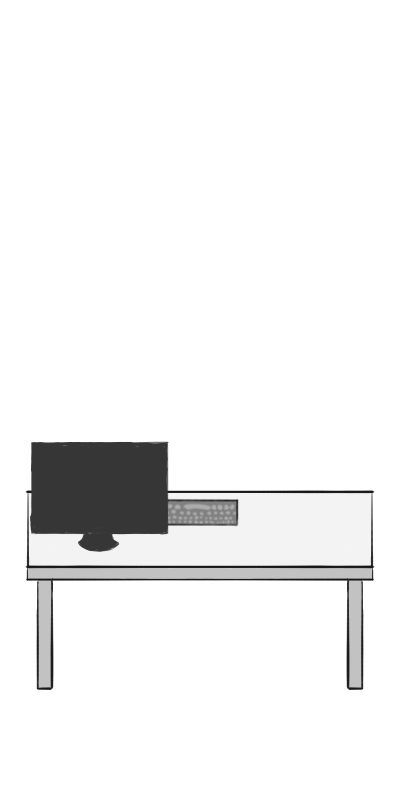
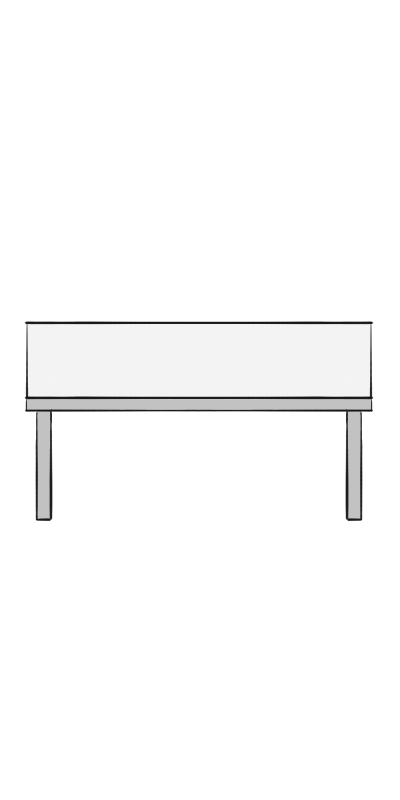
Layers edited between the first and the second w=400, h=800 image:
hid "Kopie von Layer 13" (2nd of 3), painted on it over [24, 321, 375, 656]
hid "Kopie von Layer 13" (3rd of 3) over [25, 444, 271, 691]
added layer "Kopie von Layer 3" (4th of 4) above "Layer 3" over [24, 321, 375, 592]
hid "Layer 3", painted on it over [25, 400, 375, 691]
